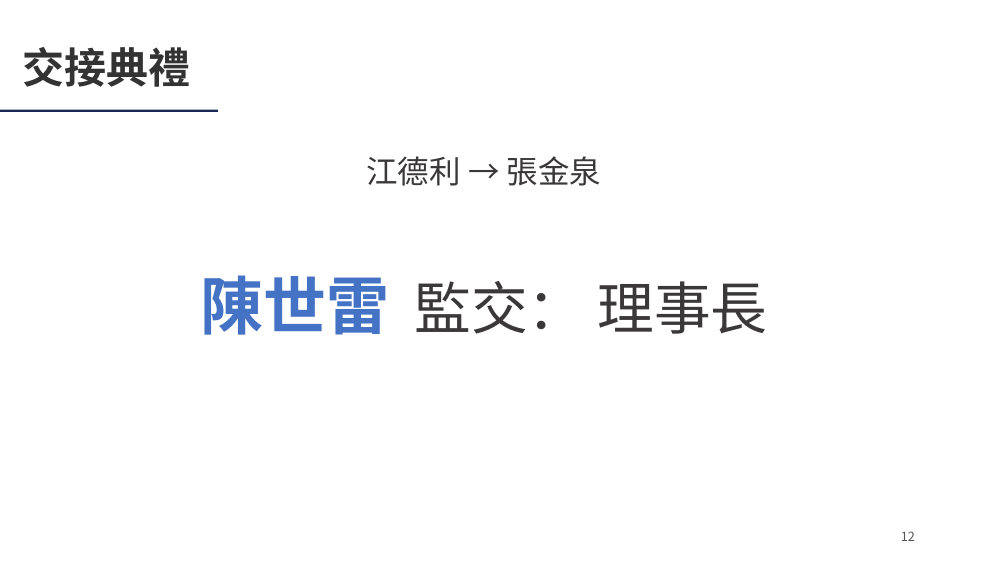
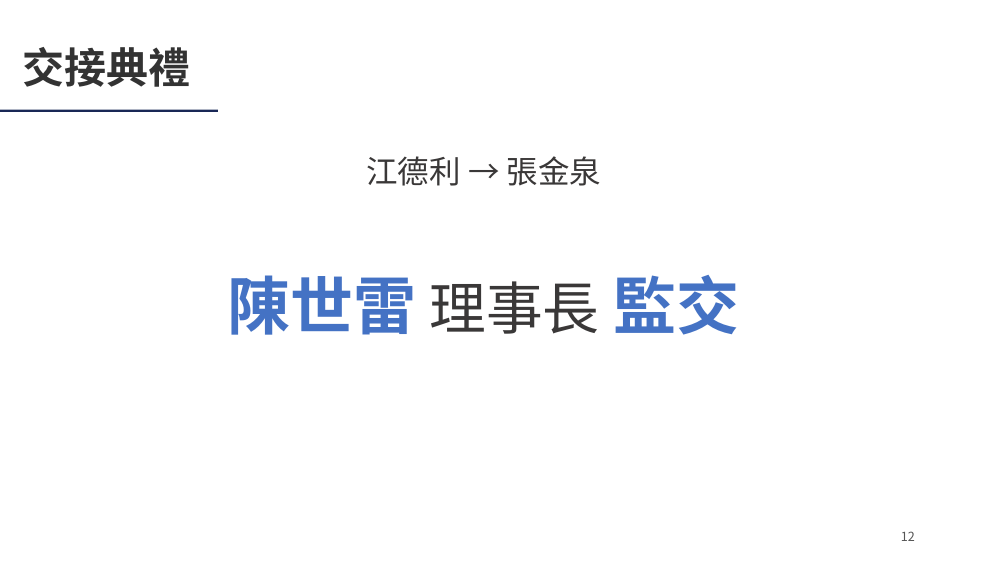
Before and after one commit to Ericliang680928/IAA, a slide deck: slide 12 of 20261204/agm/IAA會員大會簡報_20261204.pptx. Drawn at 1008x567 pixels with LibreOffice and Linux fonts; fonts in the diff are those of the drawing; background and template pictures are left out. Boxes give left, top, right and bottom in pixels: in the first picture for what was removed or moved away, otherwise in the second. Text is boxed around its words. In the diff, an @@ line names an element or a change of style, - is before the commit and + after.

```diff
--- a/20261204/agm/IAA會員大會簡報_20261204.pptx
+++ b/20261204/agm/IAA會員大會簡報_20261204.pptx
@@ text at [228,275,740,335]: text changed; size 54 to 60 pt; text colour #3A3838 to #4472C4; bold on @@
-陳世雷 監交： 理事長
+陳世雷 理事長 監交
```
Also in this commit, not shown: 16 other slides changed, 3 other files.
